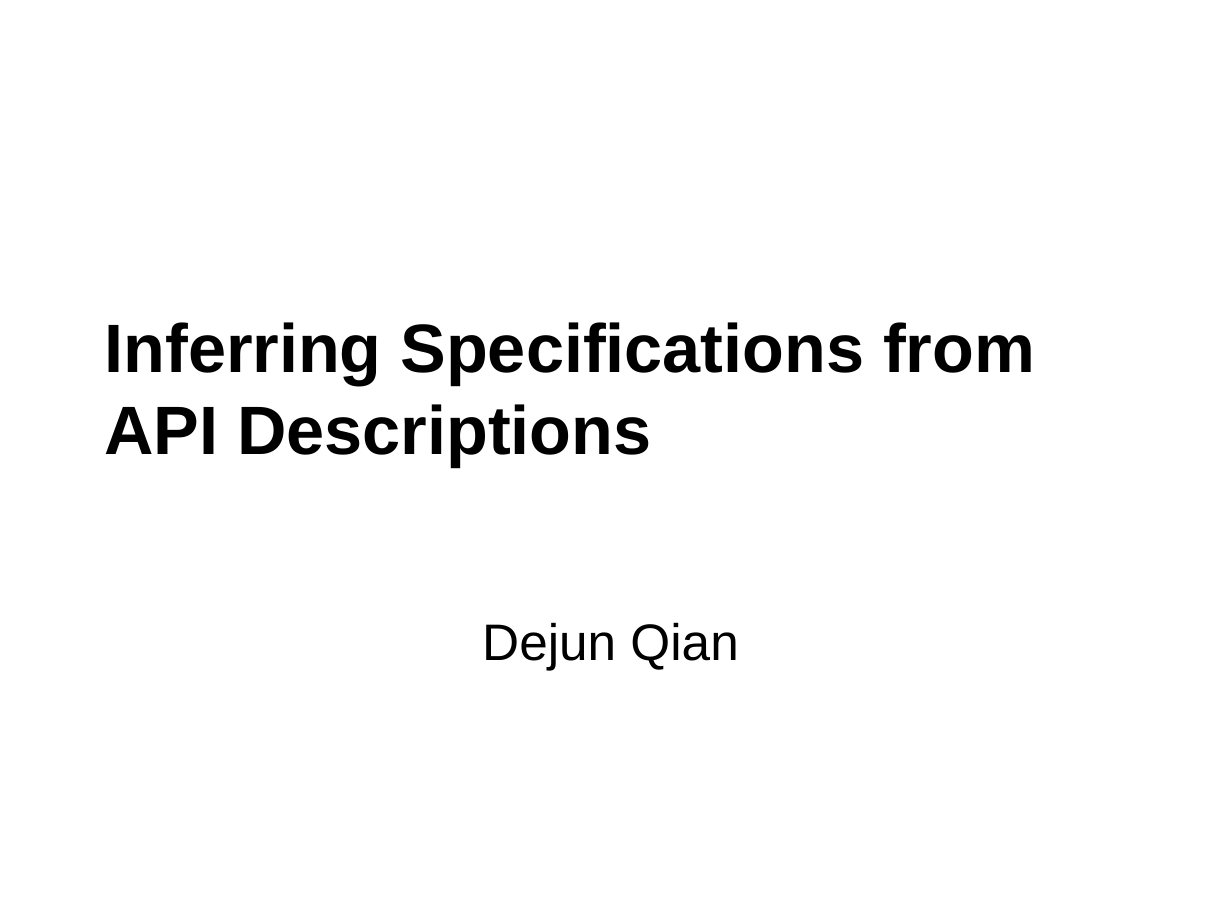
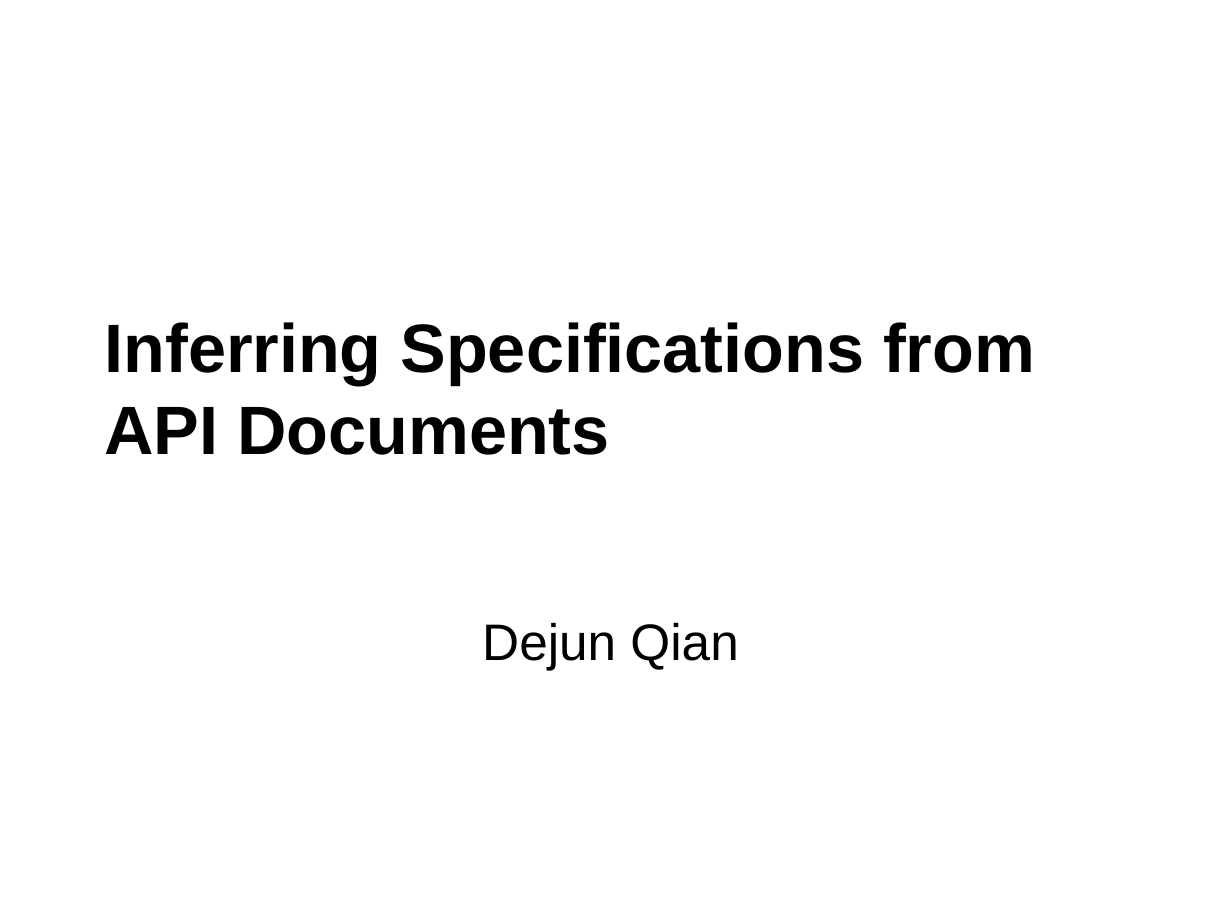
Before and after one commit to derekqian/CS669-Scholarship-Skills, a slide deck: slide 1 of P3-5-min-talk/summary.ppt. Drawn at 1232x924 pixels with LibreOffice and Linux fonts; fonts in the diff are those of the drawing; background and template pictures are left out. Boxes give left, top, right and bottom in pixels: in the first picture for what was removed or moved away, otherwise in the second. Text is boxed around its words. In the diff, an @@ line names an element or a change of style, - is before the commit and + after.

```diff
--- a/P3-5-min-talk/summary.ppt
+++ b/P3-5-min-talk/summary.ppt
@@ title at <box>105,322,1035,455</box>: text changed @@
-Inferring Specifications from API Descriptions
+Inferring Specifications from API Documents
```
Also in this commit, not shown: 8 other slides changed, 1 other file.
